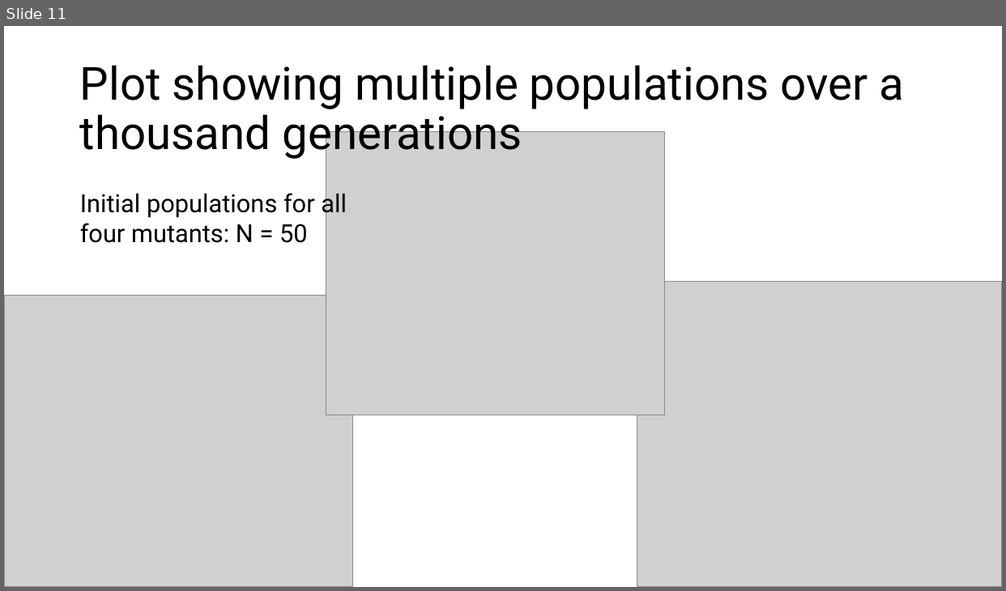
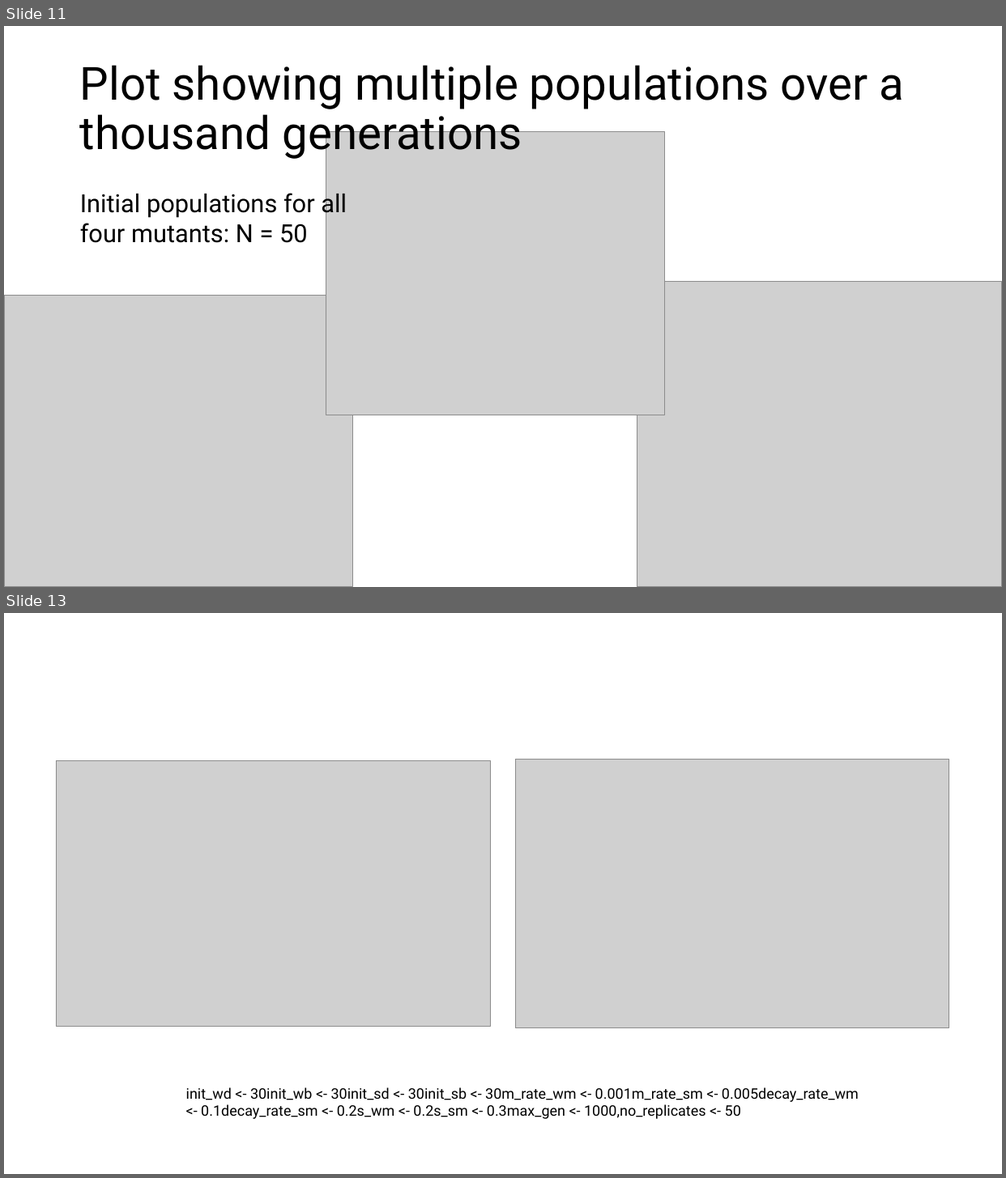
Before and after one commit to Julia-Eggenschwiler/THEEproject_Jaelle_Julia, a slide deck: THEE_bacterial resistance.pptx. Shown one above the other, each under a label of ours: slide 11 before the commit, slides 11 and 13 after it; the slides between them are not shown. The pictures are 1006x591 and 1006x1178 pixels, drawn with LibreOffice and Linux fonts; fonts in the diff are those of the drawing; grey boxes stand for pictures. Boxes give left, top, right and bottom in pixels: in the first picture for what was removed or moved away, otherwise in the second. Text is boxed around its words. In the diff, an @@ line names an element or a change of style, - is before the commit and + after.

```diff
--- a/THEE_bacterial resistance.pptx
+++ b/THEE_bacterial resistance.pptx
@@ slide 13 added at bbox=[4, 613, 1002, 1174], background #FFFFFF @@
@@ picture added at bbox=[57, 761, 490, 1027] @@
@@ picture added at bbox=[516, 759, 949, 1028] @@
@@ text added at bbox=[186, 1088, 859, 1119], 14 pt, text #000000 @@
+init_wd <- 30init_wb <- 30init_sd <- 30init_sb <- 30m_rate_wm <- 0.001m_rate_sm <- 0.005decay_rate_wm <- 0.1decay_rate_sm <- 0.2s_wm <- 0.2s_sm <- 0.3max_gen <- 1000,no_replicates <- 50
```
Also in this commit, not shown: 1 other slide added, 1 slide removed.
